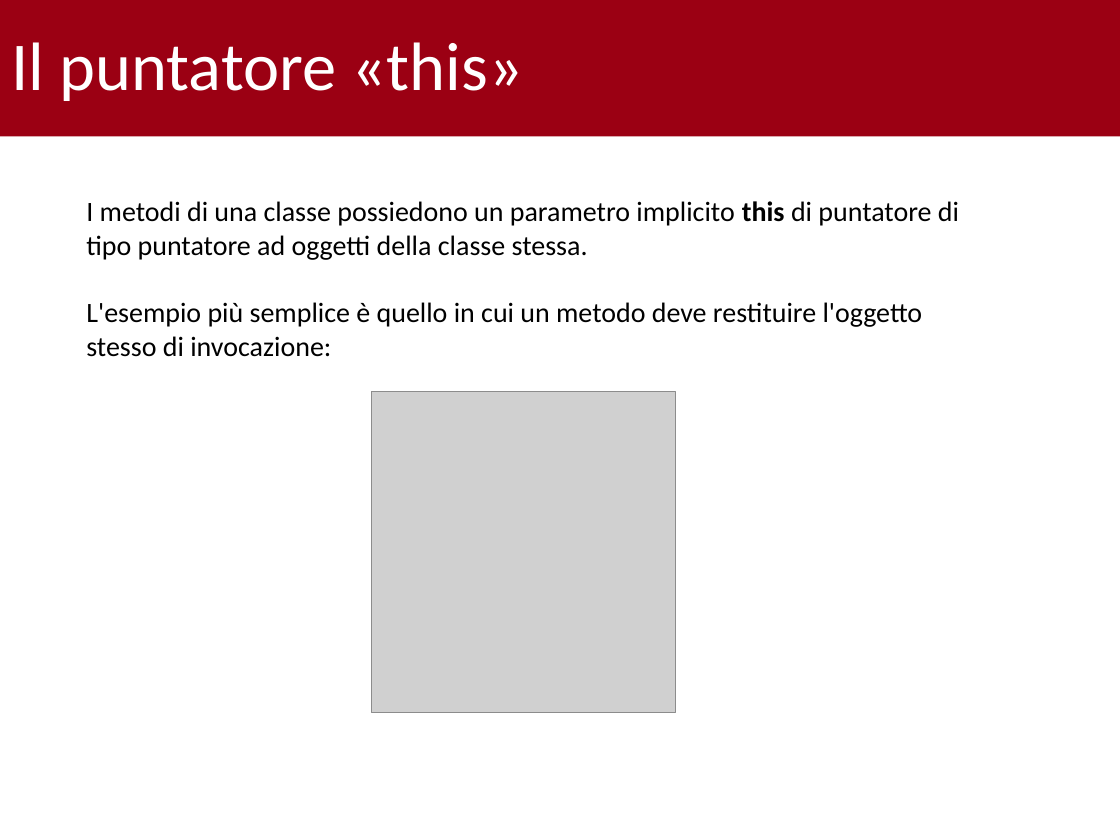
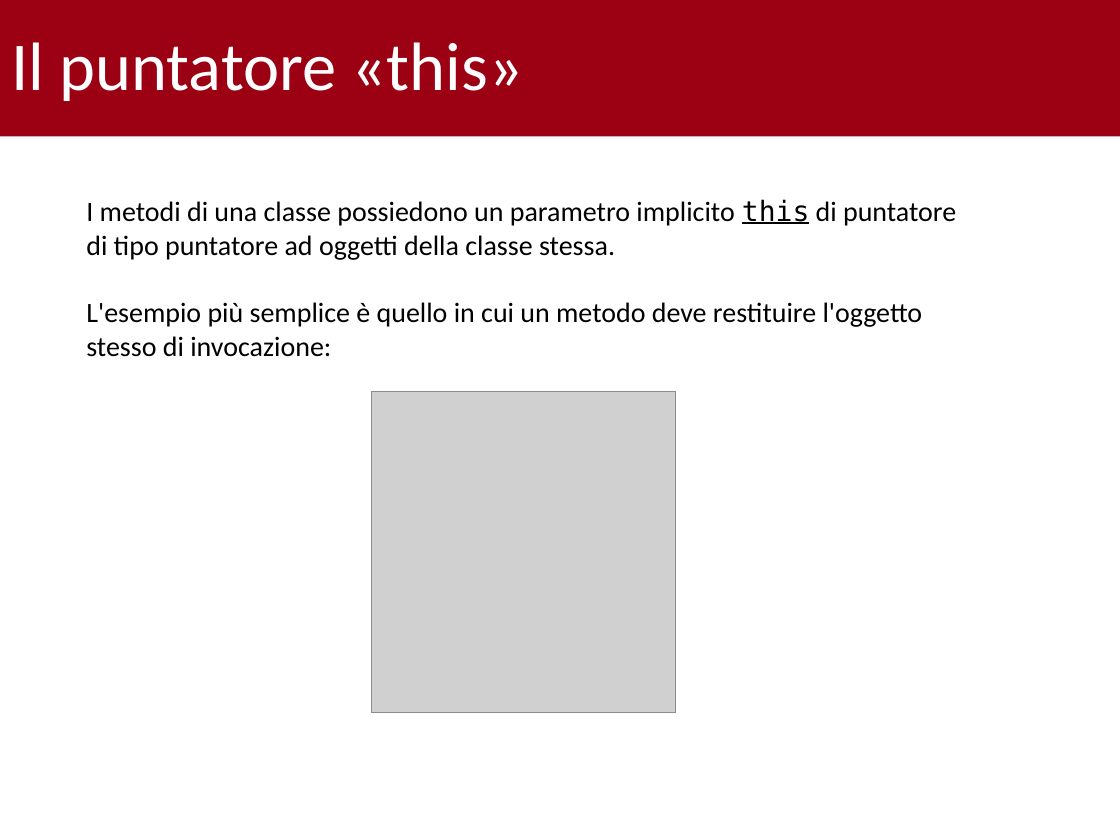
Before and after one commit to gabrielrovesti/Teaching-And-Tutoring, a slide deck: slide 6 of UniPD/P2 - Semestre 1/25-10/Tutorato 1.pptx (slide 5 before the commit). Drawn at 1120x840 pixels with LibreOffice and Linux fonts; fonts in the diff are those of the drawing; grey boxes stand for pictures; background and template pictures are left out. Boxes give left, top, right and bottom in pixels: in the first picture for what was removed or moved away, otherwise in the second. Text is boxed around its words. In the diff, an @@ line names an element or a change of style, - is before the commit and + after.

```diff
--- a/UniPD/P2 - Semestre 1/25-10/Tutorato 1.pptx
+++ b/UniPD/P2 - Semestre 1/25-10/Tutorato 1.pptx
@@ text at <box>86,199,956,260</box>: font Calibri to DejaVu Sans Mono, bold off, underline on in "this" @@
```
Also in this commit, not shown: 16 other slides changed, 6 slides added, 19 other files.
